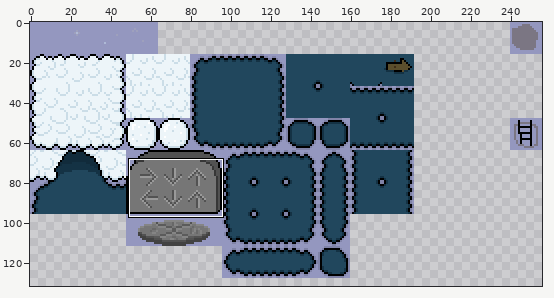
Edited in one commit: sprite sheet (src/data/image/23-steppe.png). The first picture is a wide view before the edit; the outline marks the close-up.
Close-up. First the earlier version:
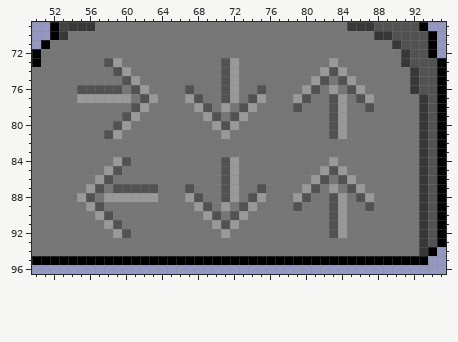
The file is 256x256 pixels. Colours within 5 levels of each other are drawn and written as one. Shown: x 50..95, y 69..96. The wide view leaves out empty margins.
Now the later version:
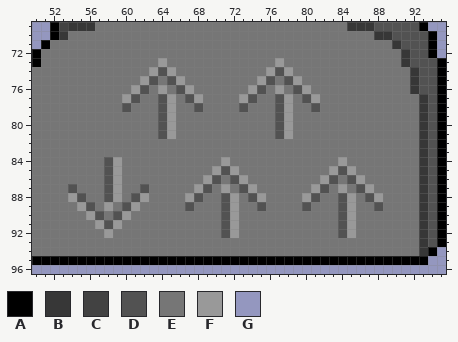
Palette (. is transparent): A #000000  B #373737  C #424242  D #525252  E #767676  F #999999  G #9497bf
Diff:
Colour D replaces colour E in row 74 at x 64 and 77; in row 75 at x 63, 65, 76 and 78; in row 76 at x 66 and 79; in row 77 at x 61, 64 and 77; in row 78 at x 60, 64, 77 and 81; in rows 79 to 81 at x 64 and 77.
Colour D replaces colour E in row 84 at x 58; in row 86 at x 70 and 83; in row 87 at x 54, 58, 69, 73 and 82; in row 88 at x 81; in row 89 at x 60, 67, 75, 80 and 88; in row 90 at x 59 and 71.
Colour D replaces colour F in row 76 at x 62; in row 77 at x 67; in row 78 at x 68; in row 85 at x 58 and 84; in row 86 at x 72 and 85; in row 87 at x 86.
Colour D replaces colour F in row 88 at x 55, 58, 61, 84 and 87; in row 89 at x 56, 71 and 84; in row 90 at x 57 and 84; in row 91 at x 58 and 84; in row 92 at x 71 and 84.
Colour E replaces colour D in row 73 at x 58 and 71; in row 74 at x 59, 71 and 83; in row 75 at x 60, 71, 82 and 84; in row 76 at x 55 to 59, 71, 81 and 85; in row 77 at x 62, 71, 83 and 86; in row 78 at x 61, 69, 79, 83 and 87.
Colour E replaces colour D in row 79 at x 60, 70, 72 and 83; in row 80 at x 59, 71 and 83; in row 81 at x 58 and 83; in row 84 at x 60; in row 86 at x 71 and 84; in row 87 at x 57, 60 to 61, 63, 67, 75 and 85.
Colour E replaces colour D in row 88 at x 56, 83 and 86; in row 89 at x 57, 69, 73, 79, 83 and 87; in row 90 at x 58, 70 and 83; in row 91 at x 83; in row 92 at x 60 and 83.
Colour E replaces colour F in row 73 at x 59, 72 and 83; in row 74 at x 60, 72, 82 and 84; in row 75 at x 61, 72, 81 and 85; in row 76 at x 72, 83 and 86; in row 77 at x 55 to 59, 63, 72, 75, 79, 84 and 87; in row 78 at x 62, 71, 74 and 84.
Colour E replaces colour F in row 79 at x 61, 69, 73 and 84; in row 80 at x 60, 70, 72 and 84; in row 81 at x 59, 71 and 84; in row 84 at x 72 and 83; in row 85 at x 82; in row 86 at x 57 and 81.
Colour E replaces colour F in row 87 at x 56, 72, 80 and 83; in row 88 at x 60, 63 and 79; in row 89 at x 68 and 74; in row 90 at x 69 and 73; in row 91 at x 70; in row 92 at x 59.
Colour F replaces colour D in row 76 at x 61 and 67; in row 77 at x 68; in row 84 at x 71; in row 85 at x 59 and 83; in row 86 at x 82; in row 87 at x 59, 71 and 81.
Colour F replaces colour D in row 88 at x 80; in row 90 at x 72; in row 91 at x 59.
Colour F replaces colour E in row 73 at x 64 and 77; in row 74 at x 63, 65, 76 and 78; in row 75 at x 62, 66, 75 and 79; in row 76 at x 64, 74 and 77; in row 77 at x 65, 73, 78 and 81; in rows 78 to 81 at x 65 and 78.
Colour F replaces colour E in row 84 at x 84; in row 85 at x 70 and 85; in row 86 at x 59, 69, 73 and 86; in row 87 at x 68, 74, 84 and 87; in row 88 at x 54, 85 and 88; in row 89 at x 55, 58, 61, 72 and 85.
Colour F replaces colour E in row 90 at x 56, 60 and 85; in row 91 at x 57 and 85; in row 92 at x 58, 72 and 85.
Changed places in both close-ups, as pixel boxes (x1, y1, x2, y2):
changed: (68, 58, 383, 238)
